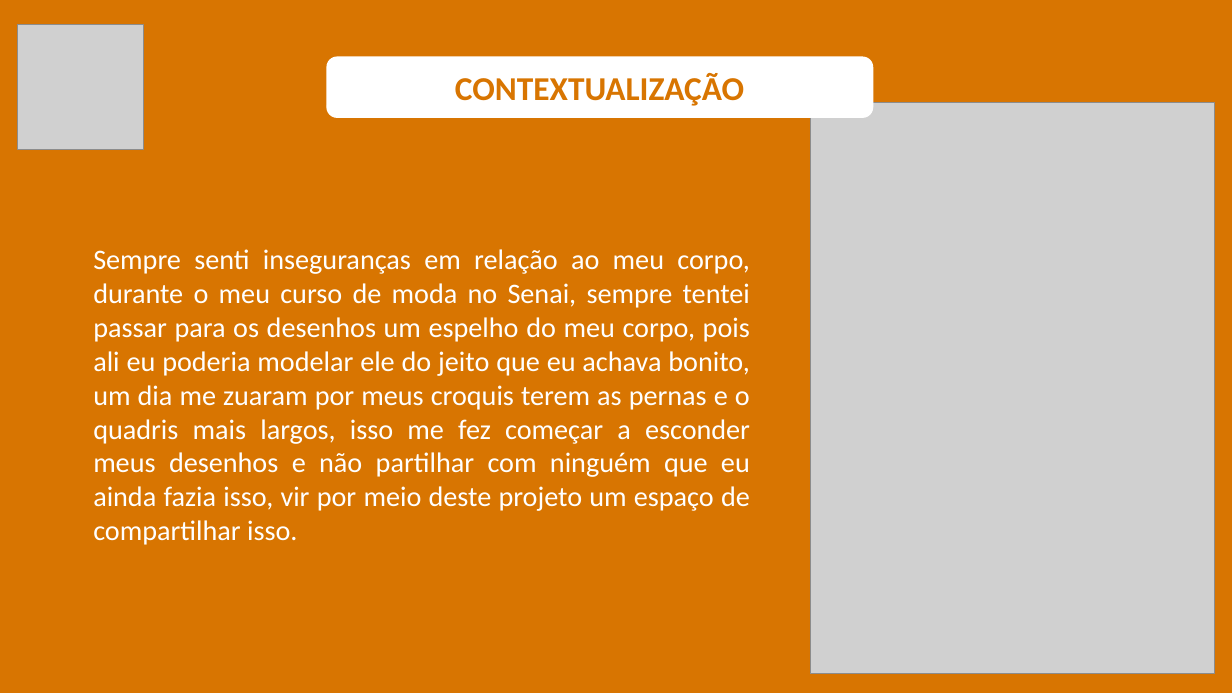
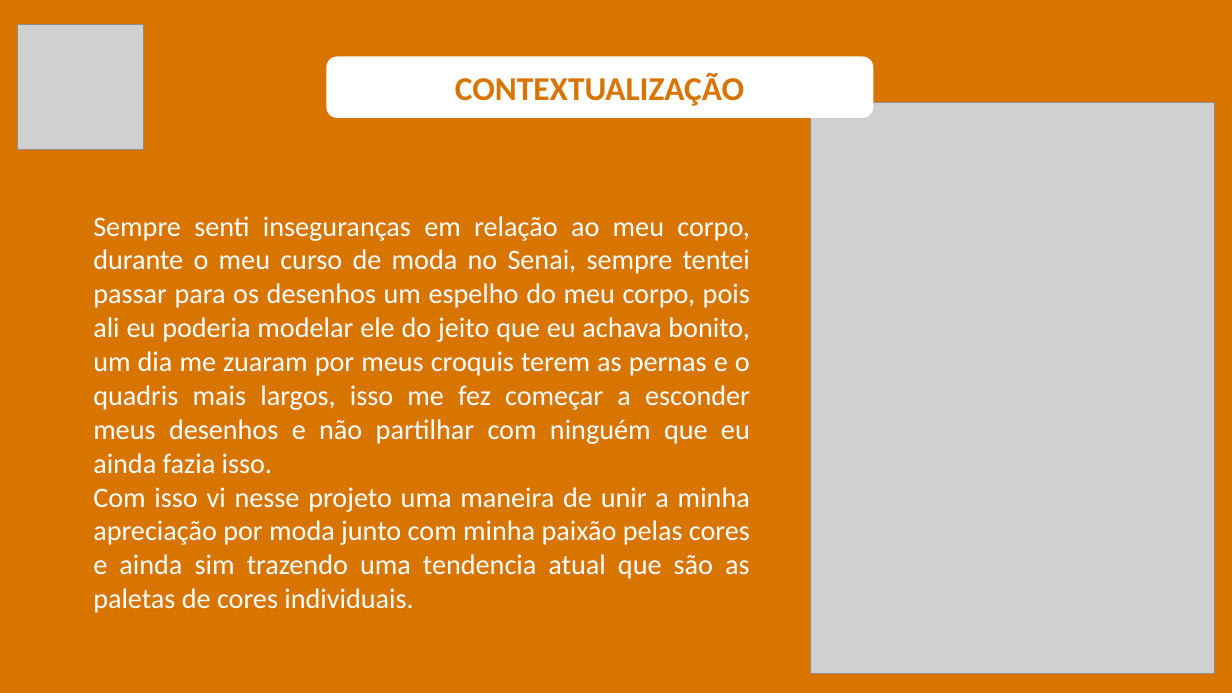
Before and after one commit to GiovannaMelo/YUUMI, a slide deck: slide 2 of Apresentacao/YUUMI.pptx (slide 3 before the commit). Drawn at 1232x693 pixels with LibreOffice and Linux fonts; fonts in the diff are those of the drawing; grey boxes stand for pictures. Boxes give left, top, right and bottom in pixels: in the first picture for what was removed or moved away, otherwise in the second. Text is boxed around its words. In the diff, an @@ line names an element or a change of style, - is before the commit and + after.

```diff
--- a/Apresentacao/YUUMI.pptx
+++ b/Apresentacao/YUUMI.pptx
@@ text at (93, 216, 750, 613): text changed @@
-Sempre senti inseguranças em relação ao meu corpo, durante o meu curso de moda no Senai, sempre tentei passar para os desenhos um espelho do meu corpo, pois ali eu poderia modelar ele do jeito que eu achava bonito, um dia me zuaram por meus croquis terem as pernas e o quadris mais largos, isso me fez começar a esconder meus desenhos e não partilhar com ninguém que eu ainda fazia isso, vir por meio deste projeto um espaço de compartilhar isso.
+Sempre senti inseguranças em relação ao meu corpo, durante o meu curso de moda no Senai, sempre tentei passar para os desenhos um espelho do meu corpo, pois ali eu poderia modelar ele do jeito que eu achava bonito, um dia me zuaram por meus croquis terem as pernas e o quadris mais largos, isso me fez começar a esconder meus desenhos e não partilhar com ninguém que eu ainda fazia isso.
+Com isso vi nesse projeto uma maneira de unir a minha apreciação por moda junto com minha paixão pelas cores e ainda sim trazendo uma tendencia atual que são as paletas de cores individuais.
```
Also in this commit, not shown: 2 slides added, 2 slides removed, 11 other files.
